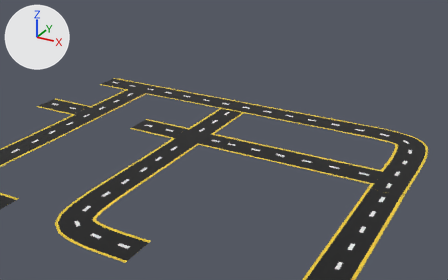
One commit to the COLLADA model self_driving_car_pkg/models/pp_prius_road/meshes/road.dae: the scene before it, then after it.
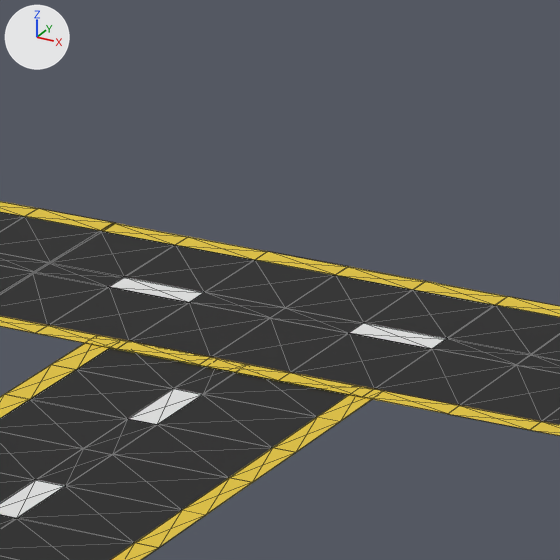
There are two pictures of each version: one whole from a 50 mm camera at (58.9, -109.9, 46.4) aimed at (0.8, -4.2, -6.4), one close up on the part from 47% to 58% of the width and 28% to 45% of the height. Lighting does not change. The marker at upper left points along +X, +Y and +Z. The close-ups show mesh edges as thin lines. Where no turn or scale is listed for an object, it has been applied to the vertices. Vertices at the same position are counted once.

Objects in the first close-up: 'road_piece.001', 'road_piece.002', 'road_piece.005'.
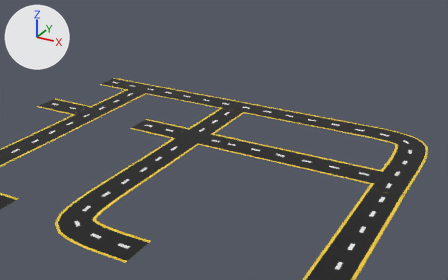
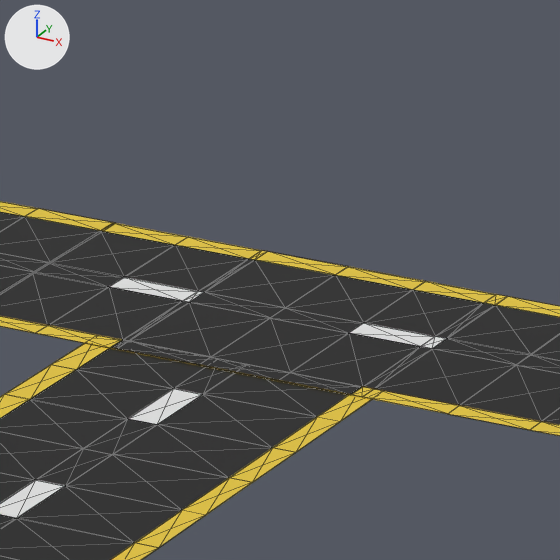
Commit message: track model updated

The change, as a list of edits to the scene's bpy script:
```text
Change me_cube_029:
    used by ob_road_piece_001; location = (-1.01, -0.21, 0.08)
    remove me_cube_029.from_pydata(...)  # 228 vertices, 502 faces; spans x -2.5..27.1, y -2.9..2.9, z 0.0
    add me_cube_029.from_pydata(...)  # 252 vertices, 550 faces; spans x -2.5..27.1, y -2.9..2.9, z 0.0
    me_cube_029 part 1
    24 faces are deleted
    12 new vertices lie (1.6, 0.0, 0.0) away from vertices in x -0.9, y -2.9..2.9, z 0.0
    34 new faces join them, mat_sides_012 (yellow #e7c734)
    4 new faces join them, mat_divider_012 (white #e7e7e7)
    10 new faces join them, mat_road_013 (black #000000)
    me_cube_029 part 2
    24 faces are deleted
    12 new vertices lie (1.4, 0.0, 0.0) away from vertices in x 4.1, y -2.9..2.9, z 0.0
    34 new faces join them, mat_sides_012 (yellow #e7c734)
    4 new faces join them, mat_divider_012 (white #e7e7e7)
    10 new faces join them, mat_road_013 (black #000000)
    me_cube_029 part 3: 4 faces spanning x 0.8..4.1, y -2.9..-2.4, z 0.0 switch from mat_sides_012 (yellow #e7c734) to mat_road_013 (black #000000)
```

Where the change shows, as pixel boxes (x1, y1, x2, y2) in the close-ups (560 x 560 px):
part 1 of me_cube_029, built on: (36, 237, 268, 349) in both
part 2 of me_cube_029, built on: (278, 281, 507, 397) in both
part 3 of me_cube_029, recoloured (yellow to black): (117, 341, 290, 380) in both
